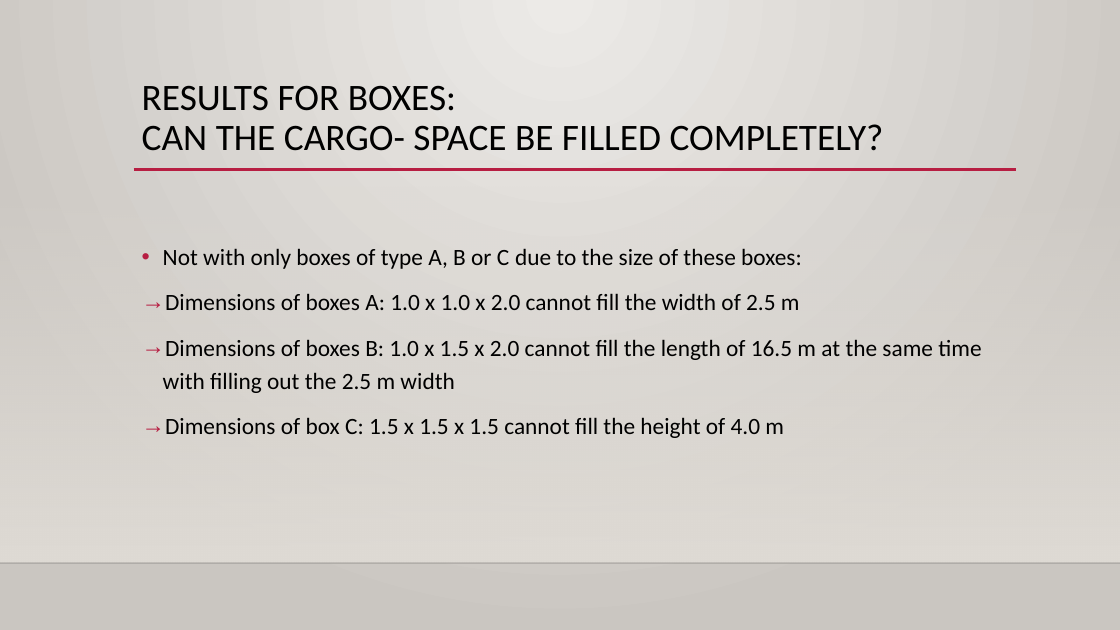
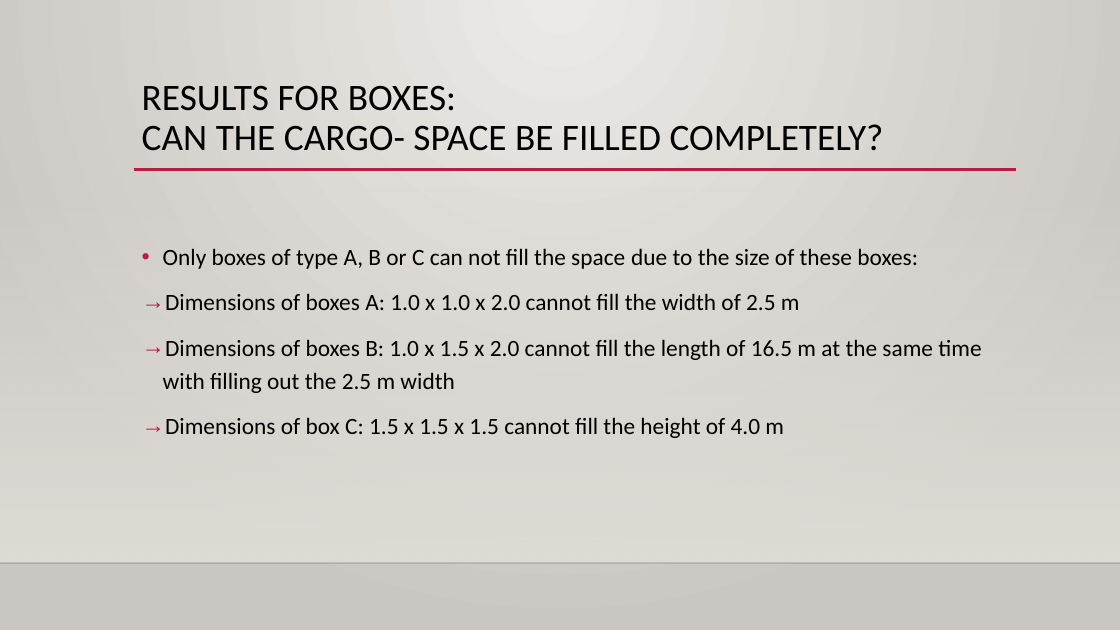
Before and after one commit to 31l3311/Pentominoes, a slide deck: slide 9 of project 3.pptx (slide 10 before the commit). Drawn at 1120x630 pixels with LibreOffice and Linux fonts; fonts in the diff are those of the drawing; background and template pictures are left out. Boxes give left, top, right and bottom in pixels: in the first picture for what was removed or moved away, otherwise in the second. Text is boxed around its words. In the diff, an @@ line names an element or a change of style, - is before the commit and + after.

```diff
--- a/project 3.pptx
+++ b/project 3.pptx
@@ text at (163, 248, 918, 269): text changed @@
-• Not with only boxes of type A, B or C due to the size of these boxes:
+• Only boxes of type A, B or C can not fill the space due to the size of these boxes:
```
Also in this commit, not shown: 5 other slides changed, 1 slide removed.
